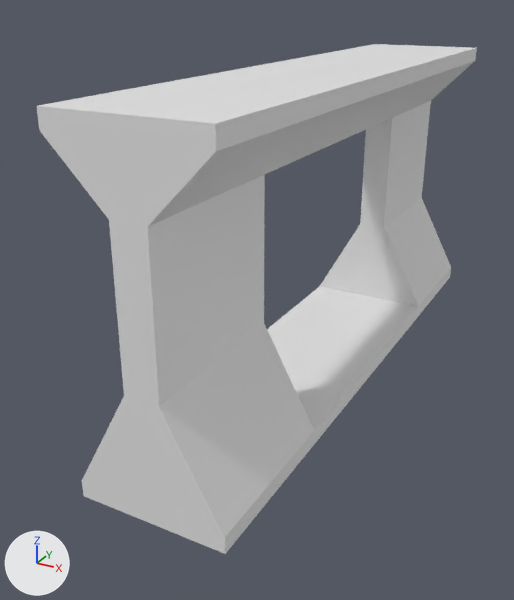
An edit to the FBX model Content/StaticMeshes/DoorOpening_Large_8m.fbx, drawn before and after from the same camera.
Before and after are seen from a camera (50 mm lens) standing at (3.54, -8.42, 4.9) and looking at (-0.66, -0.77, 1.07). Every picture has the same lights, and +X, +Y and +Z are marked at lower left. Where no turn or scale is listed for an object, it has been applied to the vertices.

Script lines for the objects in view, before the commit:
```python
me_cube_008 = bpy.data.meshes.new('Cube.008')
me_cube_008.from_pydata(...)  # 64 vertices, 64 faces; spans x -0.97..0.77, y -4.0..4.0, z -2.0..2.0
ob_cube_005 = bpy.data.objects.new('Cube.005', me_cube_008)
ob_cube_005.location = (0.0, 0.0, 2.0)
```
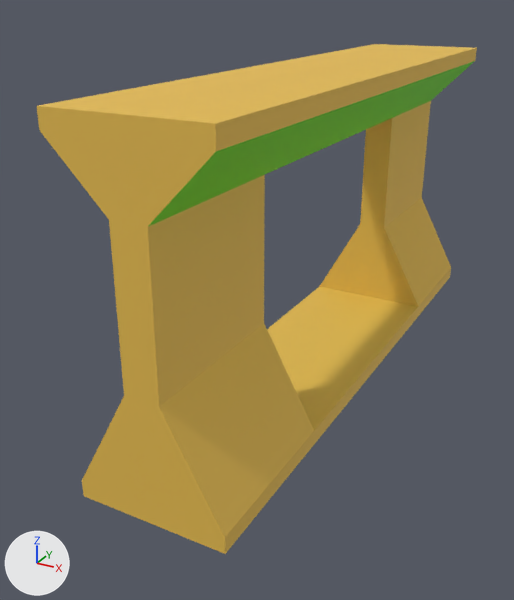
Where the change shows, as pixel boxes (x1, y1, x2, y2) in the pictures (514 x 600 px):
part 1 of me_cube_008, recoloured (grey to yellow): (37, 44, 477, 554) in both
part 2 of me_cube_008, recoloured (grey to green): (149, 61, 474, 226) in both

What the commit changed:
Material 'Material.024' (mat_material_024) is new.
Its base color is (0.8, 0.508, 0.0772) (yellow #e7bd4f).
Its roughness is 0.69.
Material 'Material.025' (mat_material_025) is new.
Its base color is (0.184, 0.8, 0.0296) (green #77e730).
Its roughness is 0.69.
me_cube_008 has 64 vertices, 64 faces and spans x -0.97..0.77, y -4.0..4.0, z -2.0..2.0.
me_cube_008 is used by ob_cube_005; location (0.0, 0.0, 2.0).
me_cube_008 part 1: 58 of the faces centred in x -0.97..0.77, y -4.0..4.0, z -2.0..2.0 switch from no material to mat_material_024 (yellow #e7bd4f).
me_cube_008 part 2: all 6 faces centred in x -0.63..0.43, y -3.0..3.0, z 1.46 switch from no material to mat_material_025 (green #77e730).
